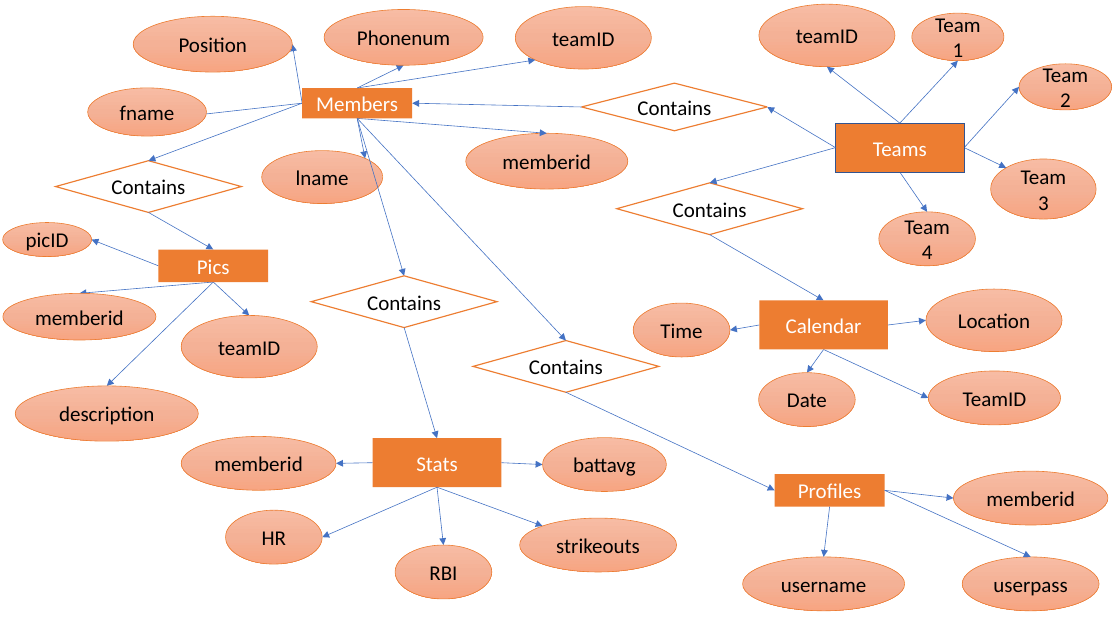
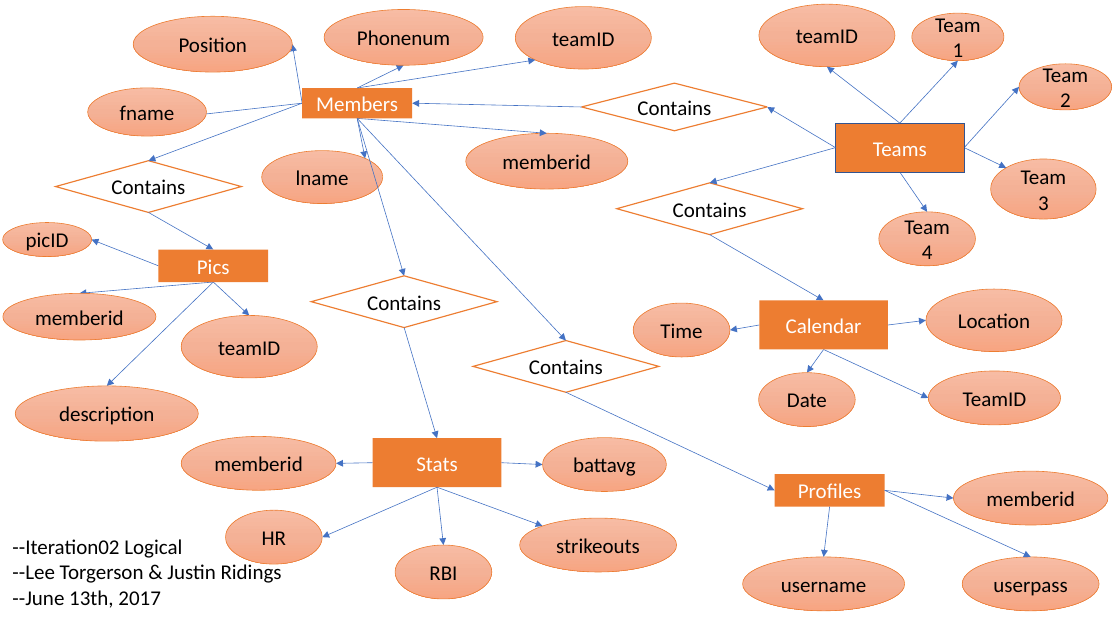
Before and after one commit to torgerfx4/ISTA420-Project, a slide deck: slide 1 of design/iteration02-Logical.pptx. Drawn at 1120x630 pixels with LibreOffice and Linux fonts; fonts in the diff are those of the drawing. Boxes give left, top, right and bottom in pixels: in the first picture for what was removed or moved away, otherwise in the second. Text is boxed around its words. In the diff, an @@ line names an element or a change of style, - is before the commit and + after.

```diff
--- a/design/iteration02-Logical.pptx
+++ b/design/iteration02-Logical.pptx
@@ text added at (12,539,282,608), 18 pt, text #000000 @@
+--Iteration02 Logical
+--Lee Torgerson & Justin Ridings
+--June 13th, 2017
```
Also in this commit, not shown: 5 other files.
